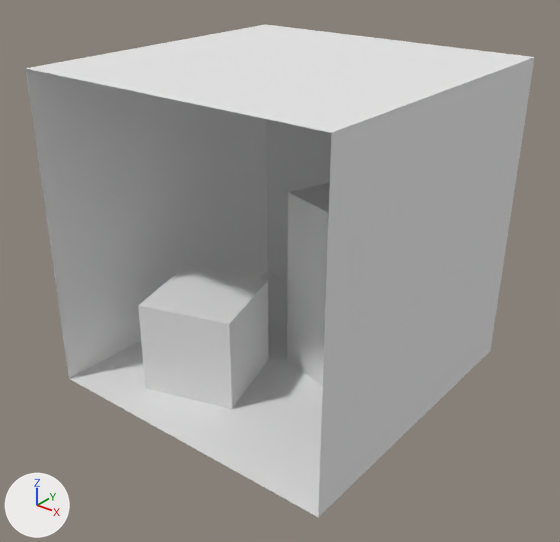
The OBJ model scenes/cornellbox.obj: old version first, new version second.
One viewpoint serves both versions: a camera (50 mm lens) standing at (1.052, -1.345, 0.711) and looking at (0.014, -0.047, -0.094). Arrows for +X, +Y and +Z are at lower left; the lights stay in place. Where no turn or scale is listed for an object, it has been applied to the vertices.

Before the edit, the objects in view are built like this:
```python
mat_green = principled_material('green')
mat_green.base_color = (0.8, 0.8, 0.8)  # white #e7e7e7
mat_green.roughness = 1.0
mat_red = principled_material('red')
mat_red.base_color = (0.8, 0.8, 0.8)  # white #e7e7e7
mat_red.roughness = 1.0
mat_white = principled_material('white')
mat_white.base_color = (0.8, 0.8, 0.8)  # white #e7e7e7
mat_white.roughness = 1.0
me_cornellbox = bpy.data.meshes.new('cornellbox')
me_cornellbox.from_pydata(...)  # 28 vertices, 36 faces; spans x -0.39..0.39, y -0.393..0.392, z -0.386..0.385
# faces by material slot: [24, 2, 2, 6, 2]
me_cornellbox.materials.append(mat_metal)  # white #e7e7e7
me_cornellbox.materials.append(mat_green)  # white #e7e7e7
me_cornellbox.materials.append(mat_light)  # white #e7e7e7
me_cornellbox.materials.append(mat_white)  # white #e7e7e7
me_cornellbox.materials.append(mat_red)  # white #e7e7e7
ob_cornellbox = bpy.data.objects.new('cornellbox', me_cornellbox)
ob_cornellbox.location = (0.0, 0.0, 0.0)
```
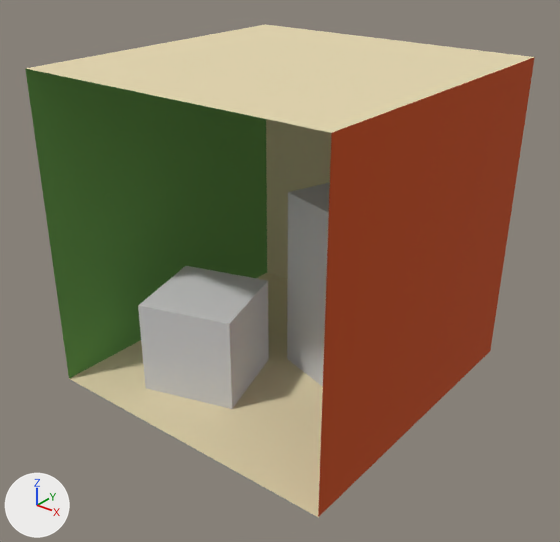
Where the change shows, as pixel boxes (x1, y1, x2, y2) in the pictures (560 x 542 px):
```json
{"object": "cornellbox", "change": "recoloured", "before": [25, 24, 535, 517], "after": [25, 24, 535, 517]}
```

The change, as JSON lines over the scene's bpy script:
```json
{"op": "set", "path": "mat_green.base_color", "old": "(0.8, 0.8, 0.8)", "new": "(0.116, 0.307, 0.0624)", "note": "white #e7e7e7 -> green #609647"}
{"op": "set", "path": "mat_white.base_color", "old": "(0.8, 0.8, 0.8)", "new": "(0.784, 0.681, 0.43)", "note": "white #e7e7e7 -> beige #e5d7af"}
{"op": "set", "path": "mat_red.base_color", "old": "(0.8, 0.8, 0.8)", "new": "(0.534, 0.0656, 0.0032)", "note": "white #e7e7e7 -> orange #c1480b"}
```
